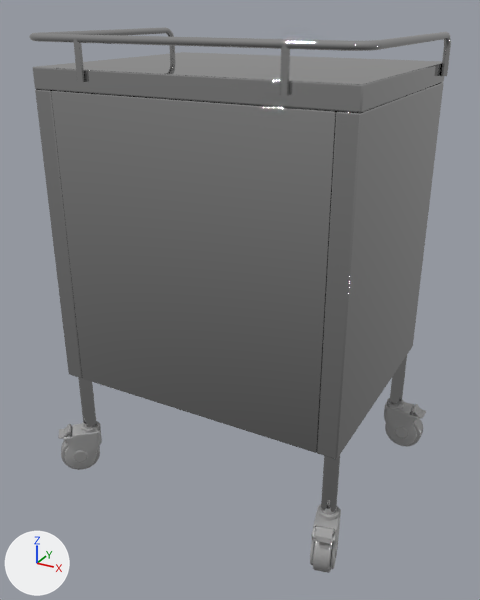
What one commit did to the Blender file Assets/Models/RoomSuiteModels/BlendFiles/SmallCart.blend.
Both versions are drawn from a 50 mm camera at (0.481, -0.897, 0.758) aimed at (-0.001, -0.02, 0.32). The lights are fixed; the arrows at lower left show +X, +Y and +Z.

The older version as bpy lines, for what is in view:
```python
mat_metal = principled_material('metal')
mat_metal.base_color = (0.5, 0.5, 0.5)  # grey #bcbcbc
mat_metal.metallic = 0.5
mat_metal.roughness = 0.553
mat_metal.specular_ior_level = 0.0
mat_metal_silver = principled_material('metal silver')
mat_metal_silver.base_color = (0.5, 0.5, 0.5)  # grey #bcbcbc
mat_metal_silver.metallic = 1.0
mat_metal_silver.roughness = 0.0
mat_metal_silver.specular_ior_level = 1.0
mat_rubber = principled_material('rubber')
mat_rubber.base_color = (0.5, 0.5, 0.5)  # grey #bcbcbc
mat_rubber.metallic = 0.5
mat_rubber.roughness = 0.2
mat_rubber.specular_ior_level = 1.0
me_mesh_252 = bpy.data.meshes.new('Mesh.252')
me_mesh_252.from_pydata(...)  # 7892 vertices, 8336 faces; spans x -27.7..27.8, y -21.5..21.9, z -0.1..72.7
# faces by material slot: [2584, 512, 2792, 2448]
me_mesh_252.materials.append(mat_metal_silver)  # grey #bcbcbc
me_mesh_252.materials.append(mat_silver_brushed_2)  # grey #bcbcbc
me_mesh_252.materials.append(mat_metal)  # grey #bcbcbc
me_mesh_252.materials.append(mat_rubber)  # grey #bcbcbc
ob_body = bpy.data.objects.new('Body', me_mesh_252)
ob_body.parent = ob_anesthesia_cart
ob_body.location = (0.0, 0.0, 0.0)
```
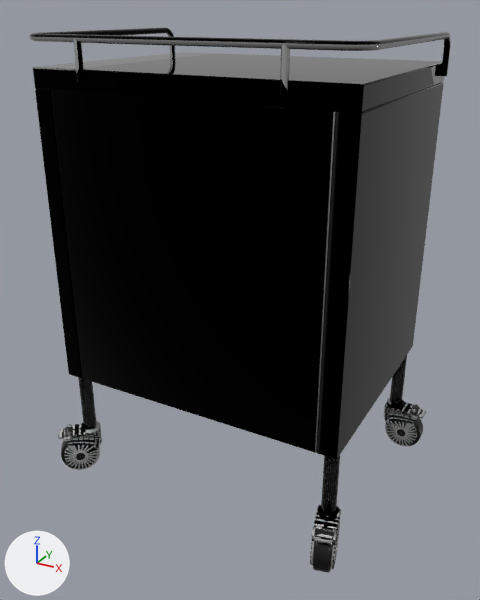
Commit message: Small cart update

The edits, one by one:
Picture 'SmallCart_AOMap' (img_smallcart_aomap) is new.
In material 'metal silver' (mat_metal_silver), base_color is no longer (0.5, 0.5, 0.5), grey #bcbcbc.
In material 'metal silver' (mat_metal_silver), texture is now set to img_smallcart_aomap.
In material 'metal' (mat_metal), base_color is no longer (0.5, 0.5, 0.5), grey #bcbcbc.
In material 'metal' (mat_metal), texture is now set to img_smallcart_aomap.
In material 'rubber' (mat_rubber), base_color is no longer (0.5, 0.5, 0.5), grey #bcbcbc.
In material 'rubber' (mat_rubber), texture is now set to img_smallcart_aomap.

What differs and where, as boxes (x1, y1, x2, y2) in the pictures (480 x 600 px):
'Body', surface changed (grey to black)
    both: (29, 27, 451, 573)
